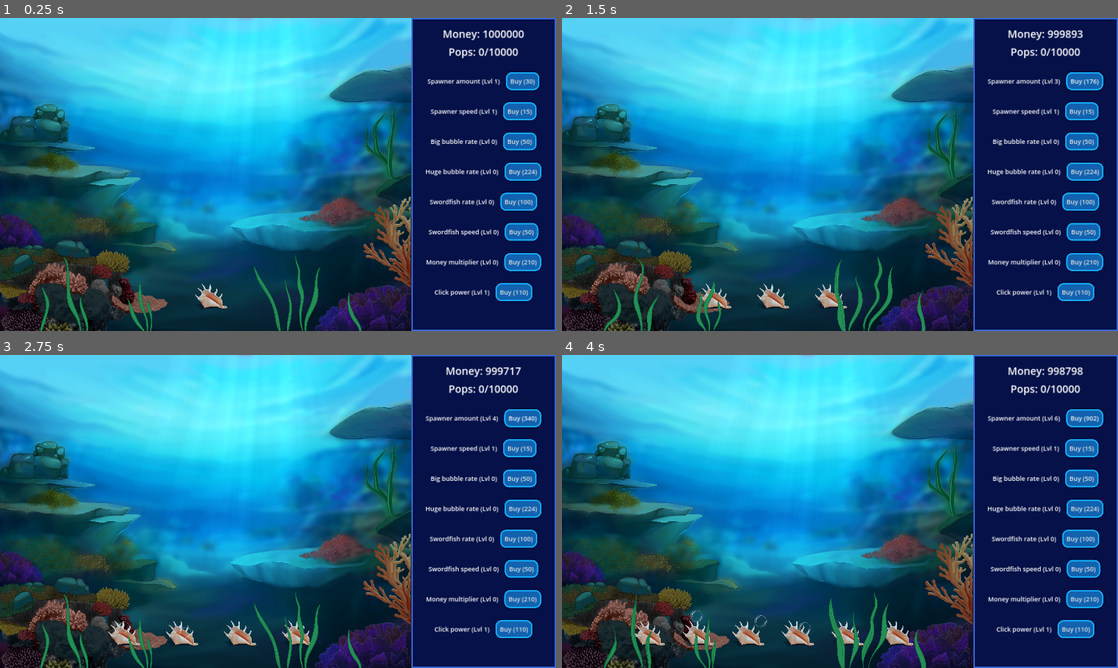
Above: before the commit, frames 1-4 (two rows, left to right).
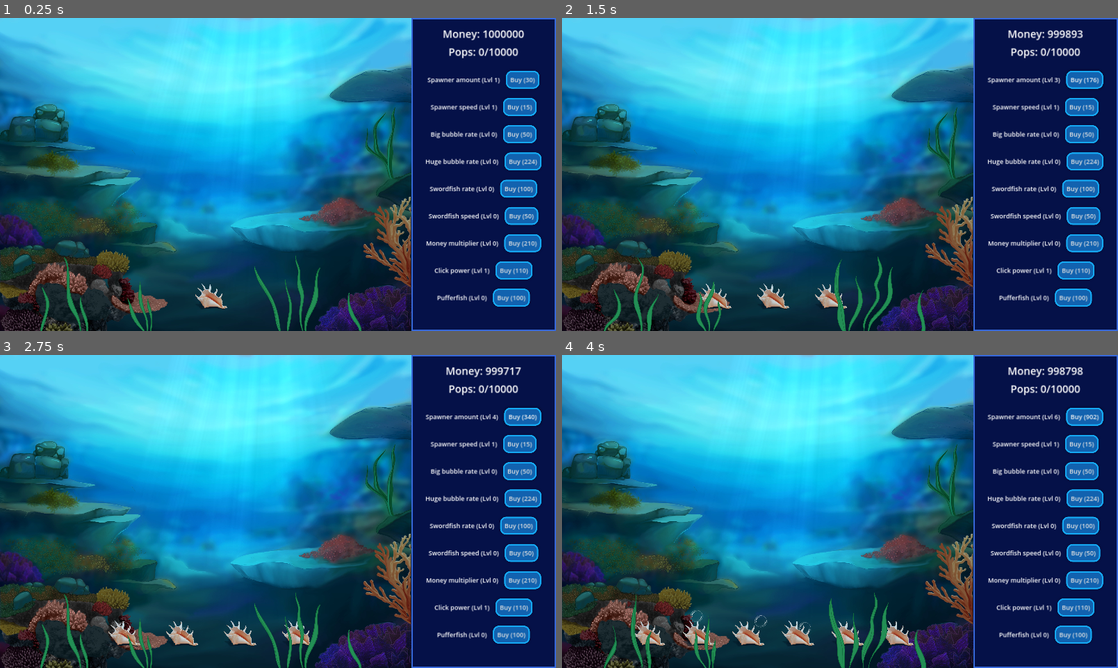
Above: after the commit, the same moments.

Repository: The-breakbar/Blub-Blub-Pop
Game: Godot game, scene res://scenes/main.tscn
The game is run twice, just before and just after one commit, with the same random seed, the same clock (stepped at 60 frames per second) and the same inputs.
Inputs:
- Up to frame 1 (0.25 s): no input
- Up to frame 2 (1.5 s): click "Buy (30)" at 0.5 s; click "Buy (77)" at 1.25 s
- Up to frame 3 (2.75 s): click "Buy (176)" at 2 s
- Up to frame 4 (4 s): click "Buy (340)" at 2.75 s; click "Buy (579)" at 3.5 s

The runs differ from the first frame. In frame 1, 5.8% of the frame differs, in the area x 76-98%, y 16-93%; in frame 2, 5.8%; in frame 3, 5.8%; in frame 4, 5.8%.

Commit message:
some changes

Diff:
--- a/project.godot
+++ b/project.godot
@@ -10,7 +10,7 @@
 
 [application]
 
-config/name="GGJ25"
+config/name="Blub Blub Pop"
 run/main_scene="res://scenes/main.tscn"
 config/features=PackedStringArray("4.3", "GL Compatibility")
 
--- a/scenes/main.tscn
+++ b/scenes/main.tscn
@@ -191,7 +191,7 @@
 layout_mode = 2
 theme_override_styles/panel = SubResource("StyleBoxFlat_wvha3")
 
-[node name="shop" type="VBoxContainer" parent="ui/screenCont …(230 unchanged characters)… ney_mult_upgrade", "click_power_upgrade")]
+[node name="shop" type="VBoxContainer" parent="ui/screenCont …(230 unchanged characters)… ney_mult_upgrade", "click_power_upgrade", "puffer_fish_upgrade")]
 layout_mode = 1
 anchors_preset = 15
 anchor_right = 1.0
@@ -209,6 +209,7 @@
 swordfish_speed_upgrade = NodePath("sfSpeed")
 money_mult_upgrade = NodePath("money")
 click_power_upgrade = NodePath("click")
+puffer_fish_upgrade = NodePath("puffer")
 
 [node name="status" type="MarginContainer" parent="ui/screenContainer/sidebar/shop" node_paths=PackedStringArray("money_label", "status_label")]
 layout_mode = 2
@@ -238,6 +239,7 @@
 horizontal_alignment = 1
 
 [node name="spawners" parent="ui/screenContainer/sidebar/shop" instance=ExtResource("17_nibh2")]
+custom_minimum_size = Vector2(0, 90)
 layout_mode = 2
 upgrade_name = "Spawner amount"
 
@@ -245,6 +247,7 @@
 text = "Spawner amount"
 
 [node name="spawnerSpeed" parent="ui/screenContainer/sidebar/shop" instance=ExtResource("17_nibh2")]
+custom_minimum_size = Vector2(0, 90)
 layout_mode = 2
 upgrade_name = "Spawner speed"
 
@@ -252,6 +255,7 @@
 text = "Spawner speed"
 
 [node name="bigBubbles" parent="ui/screenContainer/sidebar/shop" instance=ExtResource("17_nibh2")]
+custom_minimum_size = Vector2(0, 90)
 layout_mode = 2
 upgrade_name = "Big bubble rate"
 level = 0
@@ -260,6 +264,7 @@
 text = "Big bubble rate"
 
 [node name="hugeBubbles" parent="ui/screenContainer/sidebar/shop" instance=ExtResource("17_nibh2")]
+custom_minimum_size = Vector2(0, 90)
 layout_mode = 2
 upgrade_name = "Huge bubble rate"
 level = 0
@@ -268,6 +273,7 @@
 text = "Huge bubble rate"
 
 [node name="sfRate" parent="ui/screenContainer/sidebar/shop" instance=ExtResource("17_nibh2")]
+custom_minimum_size = Vector2(0, 90)
 layout_mode = 2
 upgrade_name = "Swordfish rate"
 level = 0
@@ -276,6 +282,7 @@
 text = "Swordfish rate"
 
 [node name="sfSpeed" parent="ui/screenContainer/sidebar/shop" instance=ExtResource("17_nibh2")]
+custom_minimum_size = Vector2(0, 90)
 layout_mode = 2
 upgrade_name = "Swordfish speed"
 level = 0
@@ -285,6 +292,7 @@
 "
 
 [node name="money" parent="ui/screenContainer/sidebar/shop" instance=ExtResource("17_nibh2")]
+custom_minimum_size = Vector2(0, 90)
 layout_mode = 2
 upgrade_name = "Money multiplier"
 level = 0
@@ -294,11 +302,21 @@
 "
 
 [node name="click" parent="ui/screenContainer/sidebar/shop" instance=ExtResource("17_nibh2")]
+custom_minimum_size = Vector2(0, 90)
 layout_mode = 2
 upgrade_name = "Click power"
 
 [node name="Label" parent="ui/screenContainer/sidebar/shop/click" index="0"]
 text = "Click power"
+
+[node name="puffer" parent="ui/screenContainer/sidebar/shop" instance=ExtResource("17_nibh2")]
+custom_minimum_size = Vector2(0, 90)
+layout_mode = 2
+upgrade_name = "Pufferfish"
+level = 0
+
+[node name="Label" parent="ui/screenContainer/sidebar/shop/puffer" index="0"]
+text = "Pufferfish"
 
 [editable path="ui/screenContainer/sidebar/shop/spawners"]
 [editable path="ui/screenContainer/sidebar/shop/spawnerSpeed"]
@@ -308,3 +326,4 @@
 [editable path="ui/screenContainer/sidebar/shop/sfSpeed"]
 [editable path="ui/screenContainer/sidebar/shop/money"]
 [editable path="ui/screenContainer/sidebar/shop/click"]
+[editable path="ui/screenContainer/sidebar/shop/puffer"]
--- a/scripts/shop.gd
+++ b/scripts/shop.gd
@@ -15,6 +15,8 @@
 
 @export var click_power_upgrade: ShopUpgrade
 
+@export var puffer_fish_upgrade: ShopUpgrade
+
 func _ready():
 	spawners_upgrade.set_cost_function(func(x: int): return round(20 + 10 * x ** 2.5))
 	spawners_upgrade.set_upgrade_function(func(_x: int): spawner_handler.add_spawner())
@@ -29,7 +31,7 @@
 	huge_bubble_upgrade.set_upgrade_function(func(_x: int): Global.huge_bubble_rate += 0.05)
 
 	swordfish_rate_upgrade.set_cost_function(func(x: int): return 100 + 10 * x ** 3)
-	swordfish_rate_upgrade.set_upgrade_function(func(x: int): swordfish_spawner.set_spawns_per_min(2.0 + 5 * x))
+	swordfish_rate_upgrade.set_upgrade_function(func(x: int): swordfish_spawner.set_spawns_per_min(5.0 + 5 * x))
 
 	swordfish_speed_upgrade.set_cost_function(func(x: int): return 50 + 5 * x ** 2)
 	swordfish_speed_upgrade.set_upgrade_function(func(_x: int): Global.sword_fish_speed += 0.25)
@@ -39,3 +41,6 @@
 
 	click_power_upgrade.set_cost_function(func(x: int): return round(100 + 10 * x ** 2))
 	click_power_upgrade.set_upgrade_function(func(_x: int): Global.click_power += 1.0)
+
+	puffer_fish_upgrade.set_cost_function(func(x: int): return round(100 + 10 * x ** 3))
+	#puffer_fish_upgrade.set_upgrade_function(func(_x: int): puffer_fish_spawner.add_spawner())
